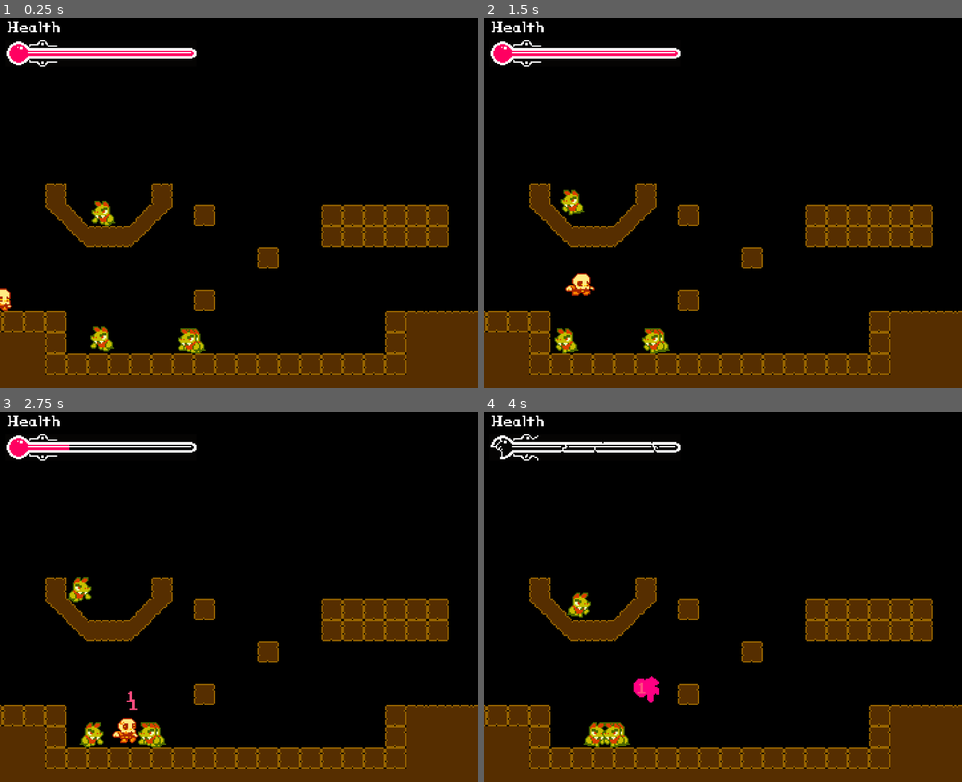
Above: before the commit, frames 1-4 (two rows, left to right).
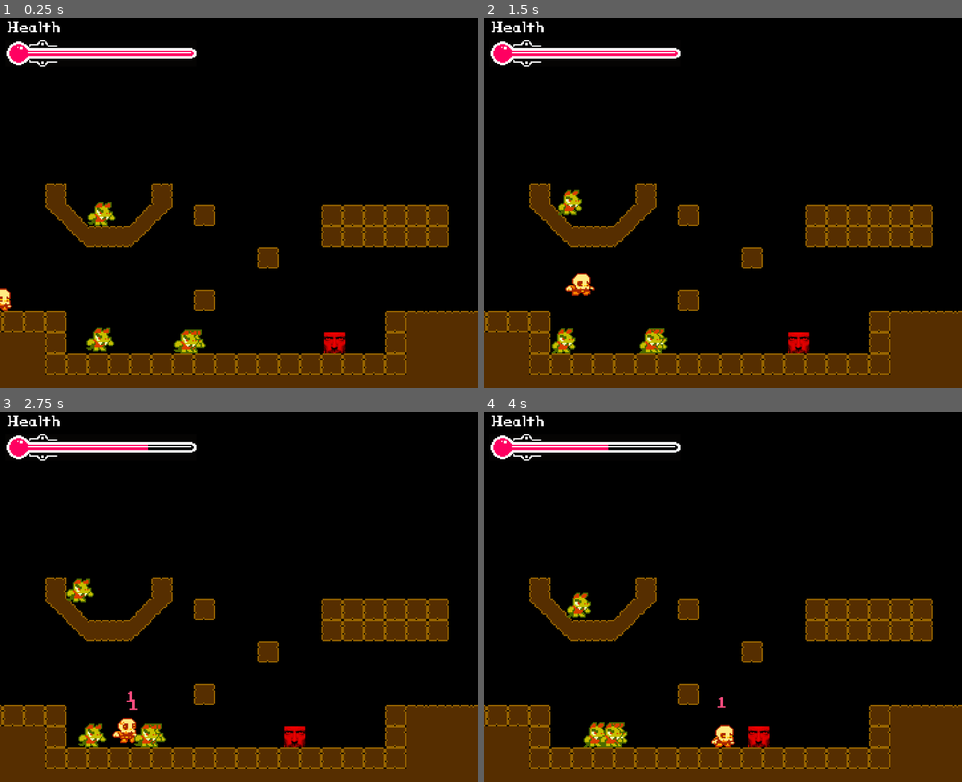
Above: after the commit, the same moments.

Repository: TruPotato/december-jam
Game: Godot game, scene res://Scenes/Maps/test_map.tscn
The game is run twice, just before and just after one commit, with the same random seed, the same clock (stepped at 60 frames per second) and the same inputs.
Inputs:
- Up to frame 1 (0.25 s): no input
- Up to frame 2 (1.5 s): hold Right (move_right) from 0.53 s (still down); tap Z (accept) at 0.6, 1.35 s; tap Up (move_up) at 0.77 s
- Up to frame 3 (2.75 s): tap Up (move_up) at 1.52 s; release Right (move_right) at 2.03 s; hold Left (move_left) from 2.03 s (still down); tap Z (accept) at 2.1 s
- Up to frame 4 (4 s): release Left (move_left) at 2.78 s; hold Right (move_right) from 2.78 s (still down); tap Z (accept) at 2.85, 3.6 s; tap Up (move_up) at 3.02, 3.77 s

The runs differ from the first frame. In frame 1, 1.0% of the frame differs, in the area x 18-73%, y 49-91%; in frame 2, 0.9%; in frame 3, 1.1%; in frame 4, 1.6%, in the area x 1-60%, y 6-91%.

Commit message:
Foundation of new enemy added.

Diff:
--- a/Scenes/Maps/test_map.tscn
+++ b/Scenes/Maps/test_map.tscn
@@ -1,9 +1,10 @@
-[gd_scene load_steps=5 format=4 uid="uid://df0lwtrsnbyhr"]
+[gd_scene load_steps=6 format=4 uid="uid://df0lwtrsnbyhr"]
 
 [ext_resource type="PackedScene" uid="uid://bt2dxigvk0kth" path="res://Scenes/player.tscn" id="1_dorj5"]
 [ext_resource type="PackedScene" uid="uid://c36mdljvd8373" path="res://Scenes/Reusables/ui_cam.tscn" id="1_rnym6"]
 [ext_resource type="PackedScene" uid="uid://gnxm0jmfcopl" path="res://Scenes/Reusables/basic_enemy.tscn" id="3_dorj5"]
 [ext_resource type="TileSet" uid="uid://btwcg30tnm4tb" path="res://Graphics/Tilesets/test_tiles.tres" id="3_rnym6"]
+[ext_resource type="PackedScene" uid="uid://b0ilv3pdqmhgf" path="res://Scenes/enemy_knight.tscn" id="5_wrd4j"]
 
 [node name="Node2D" type="Node2D"]
 
@@ -27,24 +28,22 @@
 
 [node name="BasicEnemy" parent="." instance=ExtResource("3_dorj5")]
 position = Vector2(14, 371)
-health = 6
 
 [node name="BasicEnemy2" parent="." instance=ExtResource("3_dorj5")]
 position = Vector2(13, 450)
-health = 6
 
 [node name="BasicEnemy3" parent="." instance=ExtResource("3_dorj5")]
 position = Vector2(82, 471)
-health = 6
 
 [node name="BasicEnemy4" parent="." instance=ExtResource("3_dorj5")]
 position = Vector2(82, 471)
-health = 6
 
 [node name="BasicEnemy5" parent="." instance=ExtResource("3_dorj5")]
 position = Vector2(82, 471)
-health = 6
 
 [node name="BasicEnemy6" parent="." instance=ExtResource("3_dorj5")]
 position = Vector2(79, 471)
-health = 6
+
+[node name="EnemyKnight" parent="." instance=ExtResource("5_wrd4j")]
+position = Vector2(189, 475)
+start_direction = -1
--- /dev/null
+++ b/Scenes/enemy_knight.tscn
@@ -0,0 +1,54 @@
+[gd_scene load_steps=7 format=3 uid="uid://b0ilv3pdqmhgf"]
+
+[ext_resource type="Script" uid="uid://6tppkf533wdq" path="res://Scripts/EnemyBehavior/enemy_knight.gd" id="1_fqtt2"]
+[ext_resource type="Texture2D" uid="uid://sion5fa01v42" path="res://Graphics/test_image.jpg" id="2_fghq0"]
+[ext_resource type="Script" uid="uid://br3u52mk7gx80" path="res://Scripts/EnemyBehavior/enemy_movement_basic.gd" id="3_hb5vn"]
+
+[sub_resource type="RectangleShape2D" id="RectangleShape2D_8716h"]
+size = Vector2(12, 12)
+
+[sub_resource type="RectangleShape2D" id="RectangleShape2D_61ra6"]
+size = Vector2(14, 5)
+
+[sub_resource type="RectangleShape2D" id="RectangleShape2D_varo7"]
+size = Vector2(16, 16)
+
+[node name="EnemyKnight" type="Node2D"]
+script = ExtResource("1_fqtt2")
+
+[node name="Sprite2D" type="Sprite2D" parent="."]
+modulate = Color(1, 0, 0, 1)
+position = Vector2(0, -8)
+scale = Vector2(0.26666668, 0.26666668)
+texture = ExtResource("2_fghq0")
+region_enabled = true
+region_rect = Rect2(60, 12, 60, 60)
+
+[node name="PlayerIsHurtArea" type="Area2D" parent="."]
+collision_layer = 4
+collision_mask = 4
+
+[node name="CollisionShape2D" type="CollisionShape2D" parent="PlayerIsHurtArea"]
+position = Vector2(0, -7)
+shape = SubResource("RectangleShape2D_8716h")
+debug_color = Color(0.7, 0.19833331, 0, 0.41960785)
+
+[node name="EnemyIsHurtArea" type="Area2D" parent="."]
+collision_layer = 2
+collision_mask = 2
+
+[node name="CollisionShape2D" type="CollisionShape2D" parent="EnemyIsHurtArea"]
+position = Vector2(0, -16.5)
+shape = SubResource("RectangleShape2D_61ra6")
+debug_color = Color(0.55999994, 0.7, 0, 0.41960785)
+
+[node name="EnemyMovementBody" type="CharacterBody2D" parent="." node_paths=PackedStringArray("sprite")]
+top_level = true
+collision_layer = 0
+script = ExtResource("3_hb5vn")
+movement_mode = 1
+sprite = NodePath("")
+
+[node name="CollisionShape2D" type="CollisionShape2D" parent="EnemyMovementBody"]
+position = Vector2(0, -8)
+shape = SubResource("RectangleShape2D_varo7")
--- a/Scenes/player.tscn
+++ b/Scenes/player.tscn
@@ -111,6 +111,81 @@
 "name": &"walk",
 "speed": 6.6
 }]
+
+[sub_resource type="Animation" id="Animation_8erm5"]
+length = 0.001
+tracks/0/type = "value"
+tracks/0/imported = false
+tracks/0/enabled = true
+tracks/0/path = NodePath("PlayerSprite:visible")
+tracks/0/interp = 1
+tracks/0/loop_wrap = true
+tracks/0/keys = {
+"times": PackedFloat32Array(0),
+"transitions": PackedFloat32Array(1),
+"update": 1,
+"values": [true]
+}
+tracks/1/type = "value"
+tracks/1/imported = false
+tracks/1/enabled = true
+tracks/1/path = NodePath("PlayerSprite:rotation")
+tracks/1/interp = 1
+tracks/1/loop_wrap = true
+tracks/1/keys = {
+"times": PackedFloat32Array(0),
+"transitions": PackedFloat32Array(1),
+"update": 0,
+"values": [0.0]
+}
+tracks/2/type = "value"
+tracks/2/imported = false
+tracks/2/enabled = true
+tracks/2/path = NodePath("PlayerSprite:position")
+tracks/2/interp = 1
+tracks/2/loop_wrap = true
+tracks/2/keys = {
+"times": PackedFloat32Array(0),
+"transitions": PackedFloat32Array(1),
+"update": 0,
+"values": [Vector2(0, -12)]
+}
+tracks/3/type = "value"
+tracks/3/imported = false
+tracks/3/enabled = true
+tracks/3/path = NodePath("PlayerSprite:material:shader_parameter/enabled")
+tracks/3/interp = 1
+tracks/3/loop_wrap = true
+tracks/3/keys = {
+"times": PackedFloat32Array(0),
+"transitions": PackedFloat32Array(1),
+"update": 1,
+"values": [false]
+}
+tracks/4/type = "value"
+tracks/4/imported = false
+tracks/4/enabled = true
+tracks/4/path = NodePath("PlayerSprite:material:shader_parameter/colour")
+tracks/4/interp = 1
+tracks/4/loop_wrap = true
+tracks/4/keys = {
+"times": PackedFloat32Array(0),
+"transitions": PackedFloat32Array(1),
+"update": 0,
+"values": [Color(1, 1, 1, 1)]
+}
+tracks/5/type = "value"
+tracks/5/imported = false
+tracks/5/enabled = true
+tracks/5/path = NodePath("PlayerSFX/PlayerDie:playing")
+tracks/5/interp = 1
+tracks/5/loop_wrap = true
+tracks/5/keys = {
+"times": PackedFloat32Array(0),
+"transitions": PackedFloat32Array(1),
+"update": 1,
+"values": [false]
+}
 
 [sub_resource type="Animation" id="Animation_tx1dd"]
 resource_name = "die"
@@ -202,81 +277,6 @@
 "transitions": PackedFloat32Array(1),
 "update": 1,
 "values": [true]
-}
-
-[sub_resource type="Animation" id="Animation_8erm5"]
-length = 0.001
-tracks/0/type = "value"
-tracks/0/imported = false
-tracks/0/enabled = true
-tracks/0/path = NodePath("PlayerSprite:visible")
-tracks/0/interp = 1
-tracks/0/loop_wrap = true
-tracks/0/keys = {
-"times": PackedFloat32Array(0),
-"transitions": PackedFloat32Array(1),
-"update": 1,
-"values": [true]
-}
-tracks/1/type = "value"
-tracks/1/imported = false
-tracks/1/enabled = true
-tracks/1/path = NodePath("PlayerSprite:rotation")
-tracks/1/interp = 1
-tracks/1/loop_wrap = true
-tracks/1/keys = {
-"times": PackedFloat32Array(0),
-"transitions": PackedFloat32Array(1),
-"update": 0,
-"values": [0.0]
-}
-tracks/2/type = "value"
-tracks/2/imported = false
-tracks/2/enabled = true
-tracks/2/path = NodePath("PlayerSprite:position")
-tracks/2/interp = 1
-tracks/2/loop_wrap = true
-tracks/2/keys = {
-"times": PackedFloat32Array(0),
-"transitions": PackedFloat32Array(1),
-"update": 0,
-"values": [Vector2(0, -12)]
-}
-tracks/3/type = "value"
-tracks/3/imported = false
-tracks/3/enabled = true
-tracks/3/path = NodePath("PlayerSprite:material:shader_parameter/enabled")
-tracks/3/interp = 1
-tracks/3/loop_wrap = true
-tracks/3/keys = {
-"times": PackedFloat32Array(0),
-"transitions": PackedFloat32Array(1),
-"update": 1,
-"values": [false]
-}
-tracks/4/type = "value"
-tracks/4/imported = false
-tracks/4/enabled = true
-tracks/4/path = NodePath("PlayerSprite:material:shader_parameter/colour")
-tracks/4/interp = 1
-tracks/4/loop_wrap = true
-tracks/4/keys = {
-"times": PackedFloat32Array(0),
-"transitions": PackedFloat32Array(1),
-"update": 0,
-"values": [Color(1, 1, 1, 1)]
-}
-tracks/5/type = "value"
-tracks/5/imported = false
-tracks/5/enabled = true
-tracks/5/path = NodePath("PlayerSFX/PlayerDie:playing")
-tracks/5/interp = 1
-tracks/5/loop_wrap = true
-tracks/5/keys = {
-"times": PackedFloat32Array(0),
-"transitions": PackedFloat32Array(1),
-"update": 1,
-"values": [false]
 }
 
 [sub_resource type="AnimationLibrary" id="AnimationLibrary_pu2lt"]
--- /dev/null
+++ b/Scripts/EnemyBehavior/enemy_knight.gd
@@ -0,0 +1,98 @@
+extends Node2D
+
+enum STATES {
+	NORMAL, # Predefined by the behaviour script.
+	HURT, # Stops normal functioning, staggers, still affected by physics.
+	FROZEN, # Stops all code, including physics.
+	DEFEATED, # Stops normal functioning and prepares to remove enemy from the world.
+}
+var current_state = STATES.NORMAL
+var hurt_time_length = 0.25 # How long the enemy is hurt for.
+var hurt_timer = 0.0 # The actual countdown.
+
+
+@export var health = 6
+@export var damage = 2
+@export var damage_knockback = Vector2(50, -100) # The knockback after the player takes damage.
+@export var dealt_i_frames = 0.4 # How many i_frames the player gets after taking damage.
+@export var bounce_velocity = -80 # The burst of upward speed after bouncing off the enemy.
+enum DIRECTIONS {
+	LEFT = -1,
+	RIGHT = 1
+}
+@export var start_direction: DIRECTIONS
+
+var alive = true
+
+@onready var movement_body = $EnemyMovementBody
+
+@onready var damage_indicator = preload("res://Scenes/Reusables/damage_indicator.tscn") # it's a variable but we won't vary it
+
+func _ready():
+	movement_body.position = position
+	movement_body.direction = start_direction
+
+func _physics_process(delta):
+
+	match current_state:
+		STATES.NORMAL:
+			movement_body.movement_logic_loop(delta)
+			position = movement_body.position
+		STATES.HURT:
+			movement_body.movement_stopped(delta)
+			position = movement_body.position
+			hurt_timer -= delta
+			if hurt_timer <= 0.0:
+				current_state = STATES.NORMAL
+				# reenable hitboxes when the enemy is done suffering
+				$PlayerIsHurtArea.process_mode = Node.PROCESS_MODE_PAUSABLE
+				$EnemyIsHurtArea.process_mode = Node.PROCESS_MODE_PAUSABLE
+		STATES.DEFEATED:
+			movement_body.movement_stopped(delta)
+			position = movement_body.position
+
+func player_took_damage():
+	#spawn_damage_indicator(self)
+	pass
+
+func enemy_took_damage(player):
+	health -= player.atk
+
+	player.spawn_damage_indicator(self)
+
+	if health > 0:
+		# Regular hurt.
+		enemy_got_hurt()
+		hurt_timer = hurt_time_length
+		current_state = STATES.HURT
+		# Disable hitboxes while the enemy suffers
+		$PlayerIsHurtArea.process_mode = Node.PROCESS_MODE_DISABLED
+		$EnemyIsHurtArea.process_mode = Node.PROCESS_MODE_DISABLED
+	else:
+		#Defeat.
+		current_state = STATES.DEFEATED
+		defeat_enemy()
+
+func enemy_got_hurt():
+	#$Hurt.play() # sound TODO:
+	#$EnemyPlayer.play("hurt_flash")
+	#$EnemySprite.play("hurt")
+	pass
+
+func defeat_enemy():
+	alive = false
+	# Disable hitboxes.
+	$PlayerIsHurtArea.process_mode = Node.PROCESS_MODE_DISABLED
+	$EnemyIsHurtArea.process_mode = Node.PROCESS_MODE_DISABLED
+	#$EnemyPlayer.play("defeat_animation") TODO:
+	#$EnemySprite.play("hurt")
+	await get_tree().create_timer(2.0).timeout
+	queue_free()
+
+func spawn_damage_indicator(origin): #for when the enemy hits the player
+	var instance = damage_indicator.instantiate()
+	instance.text = str(damage)
+	instance.position.y -= 16
+	instance.modulate = Color(1.0,0.3,0.5,1)
+	origin.add_child(instance)
+	pass
--- a/Scripts/EnemyBehavior/enemy_movement_basic.gd
+++ b/Scripts/EnemyBehavior/enemy_movement_basic.gd
@@ -20,10 +20,10 @@
 func _ready():
 	floor_snap_length = 3.5; # Stick to slopes
 	floor_constant_speed = true; # Don't slow down on slopes
-	if direction == DIRECTIONS.LEFT:
-		sprite.flip_h = true
-	else:
-		sprite.flip_h = false
+	#if direction == DIRECTIONS.LEFT: TODO:
+	#	sprite.flip_h = true
+	#else:
+	#	sprite.flip_h = false
 
 func movement_logic_loop(delta): # Default movement loop.
 	# Add the gravity.
@@ -31,10 +31,10 @@
 		velocity += get_gravity() * delta
 	match movement_mode:
 		MODES.WANDERING:
-			sprite.play("walk")
+		#	sprite.play("walk") TODO:
 			movement_wander(delta)
 		MODES.STILL:
-			sprite.play("idle")
+		#	sprite.play("idle") TODO:
 			move_and_slide()
 
 func movement_wander(_delta):
@@ -43,10 +43,10 @@
 	if is_on_wall(): # turn around after hitting a wall
 		direction *= -1
 
-	if direction == DIRECTIONS.LEFT:
-		sprite.flip_h = true
-	else:
-		sprite.flip_h = false
+	#if direction == DIRECTIONS.LEFT: TODO:
+	#	sprite.flip_h = true
+	#else:
+	#	sprite.flip_h = false
 
 func movement_stopped(delta): # Used for when the enemy is staggered ie. when hurt or defeated.
 	velocity.x = 0.0
--- a/Scripts/Gameplay/basic_player_movement.gd
+++ b/Scripts/Gameplay/basic_player_movement.gd
@@ -45,8 +45,8 @@
 var jumped = false; # Variable for determining if coyote time still applies and if downward velocity should be applied when releasing jump
 var state = GROUNDED; # Sets the default state to GROUNDED or 0.
 
-var max_health = 3.0; # Default health value. might change with levels?
-var health = 3.0; # You die when this is 0.
+var max_health = 8.0; # Default health value. might change with levels?
+var health = 8.0; # You die when this is 0.
 
 var coyote_default = 10; # Default coyote time so we can reset to it after each fall.
 var coyote_time; # Sets itself to the default when grounded; "coyote time" determines how long after leaving a ledge you can still jump.
Not shown, added: Scripts/EnemyBehavior/enemy_knight.gd.uid
